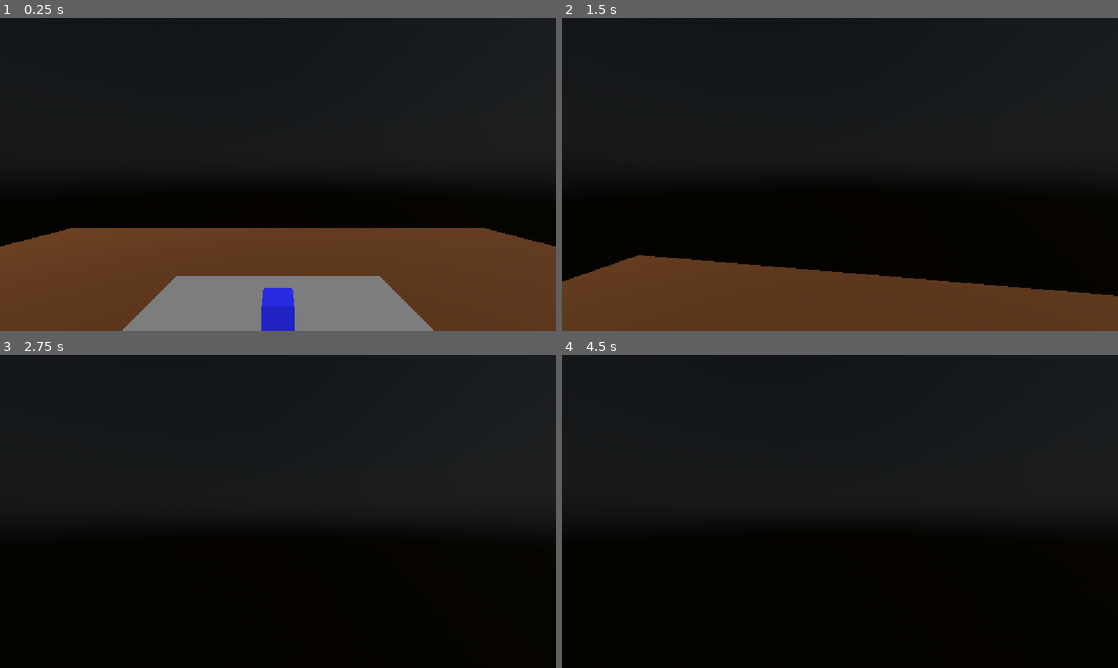
Above: before the commit, frames 1-4 (two rows, left to right).
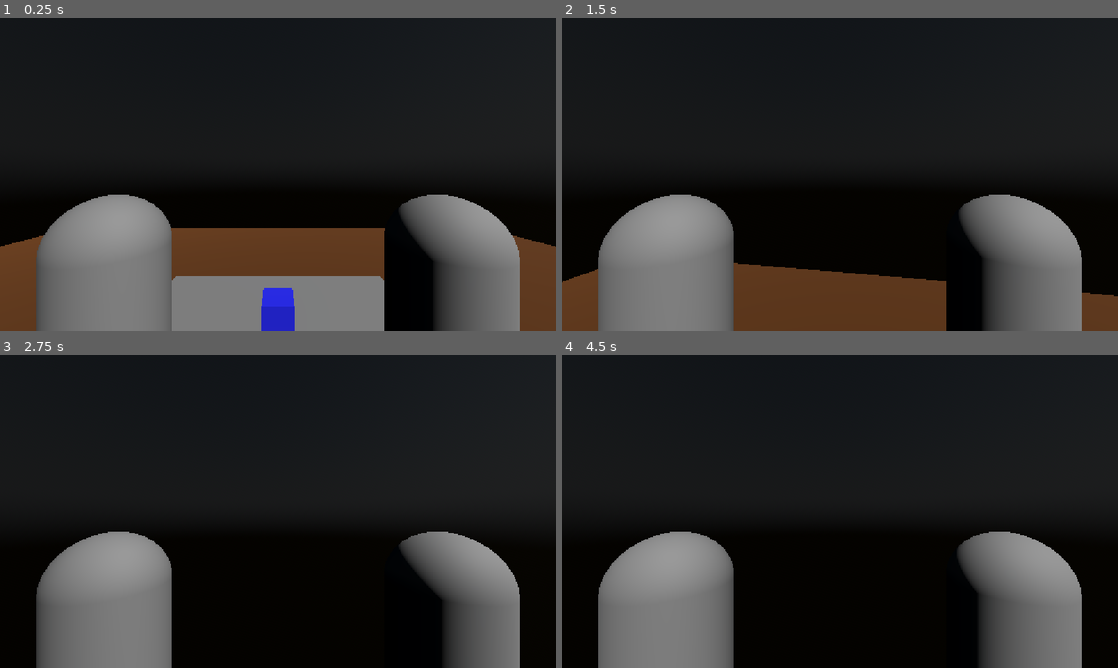
Above: after the commit, the same moments.

Repository: Shibi404/godot-first-person-controller
Game: Godot game, scene res://main.tscn
Same seed, same stepped clock (60 frames per second), same inputs: the game is played once before the commit and once after it.
Inputs (mouse positions are in pixels of both pictures, inside the frame that each line leads up to):
- Up to frame 1 (0.25 s): no input
- Up to frame 2 (1.5 s): tap Enter at 0.5 s; move the mouse to (867, 174) at 0.52 s; hold W (move_forward) from 0.53 s (still down); tap Space (jump) at 0.77 s; move the mouse to (812, 174) at 1.27 s
- Up to frame 3 (2.75 s): keep holding W (move_forward); tap Space (jump) at 1.52 s; move the mouse to (289, 505) at 2.02 s
- Up to frame 4 (4.5 s): keep holding W (move_forward); tap Space (jump) at 2.75, 3.02, 3.77, 4.25 s; move the mouse to (834, 517) at 2.77 s; tap Enter at 3.5 s; move the mouse to (878, 514) at 3.52 s; move the mouse to (795, 508) at 4.27 s

The runs differ from the first frame. In frame 1, 18% of the frame differs, in the area x 6-94%, y 56-100%; in frame 2, 18%; in frame 3, 16%; in frame 4, 17%.

Commit message:
feat: add left and right hand nodes
- Added LeftHand and RightHand nodes to the Player scene
- Positioned the hands relative to the first-person camera
- Prepared the player setup for object grabbing and manipulation
- Created a foundation for adding hand models, animations, and interaction logic

Diff:
--- a/scenes/player/player.tscn
+++ b/scenes/player/player.tscn
@@ -4,6 +4,8 @@
 
 [sub_resource type="CapsuleShape3D" id="CapsuleShape3D_f645a"]
 radius = 0.4
+
+[sub_resource type="CapsuleMesh" id="CapsuleMesh_6tqj4"]
 
 [node name="Player" type="CharacterBody3D" unique_id=252527951]
 script = ExtResource("1_8afob")
@@ -13,3 +15,15 @@
 
 [node name="Camera3D" type="Camera3D" parent="." unique_id=9054960]
 transform = Transform3D(1, 0, 0, 0, 1, 0, 0, 0, 1, 0, 1.6, 0)
+
+[node name="LeftHand" type="Node3D" parent="Camera3D" unique_id=964188875]
+transform = Transform3D(0.25, 0, 0, 0, 0.25, 0, 0, 0, 0.25, -0.4, -0.3, -0.5)
+
+[node name="MeshInstance3D" type="MeshInstance3D" parent="Camera3D/LeftHand" unique_id=1576194063]
+mesh = SubResource("CapsuleMesh_6tqj4")
+
+[node name="RightHand" type="Node3D" parent="Camera3D" unique_id=701994905]
+transform = Transform3D(0.25, 0, 0, 0, 0.25, 0, 0, 0, 0.25, 0.4, -0.3, -0.5)
+
+[node name="MeshInstance3D" type="MeshInstance3D" parent="Camera3D/RightHand" unique_id=19578334]
+mesh = SubResource("CapsuleMesh_6tqj4")
